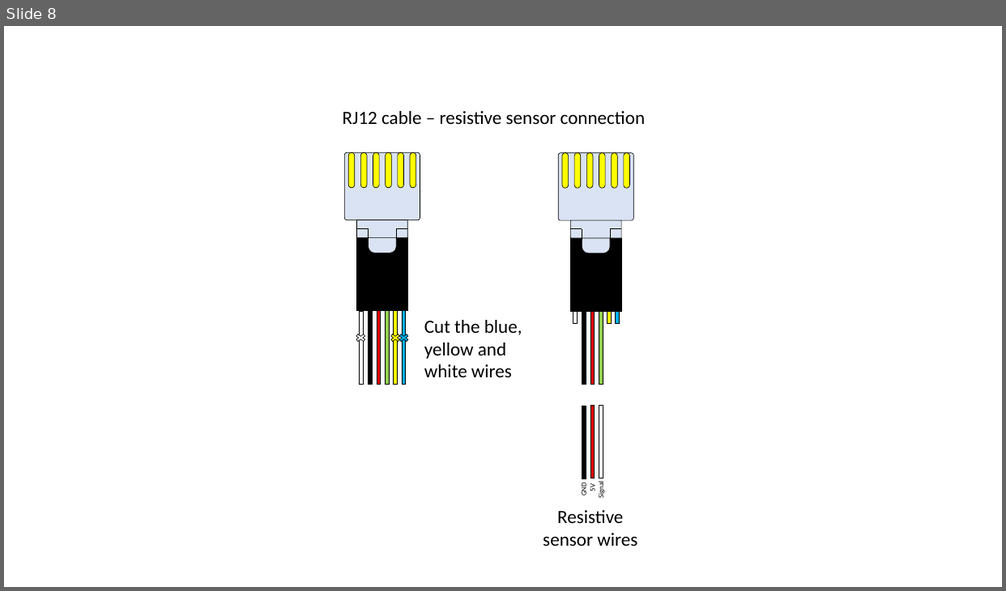
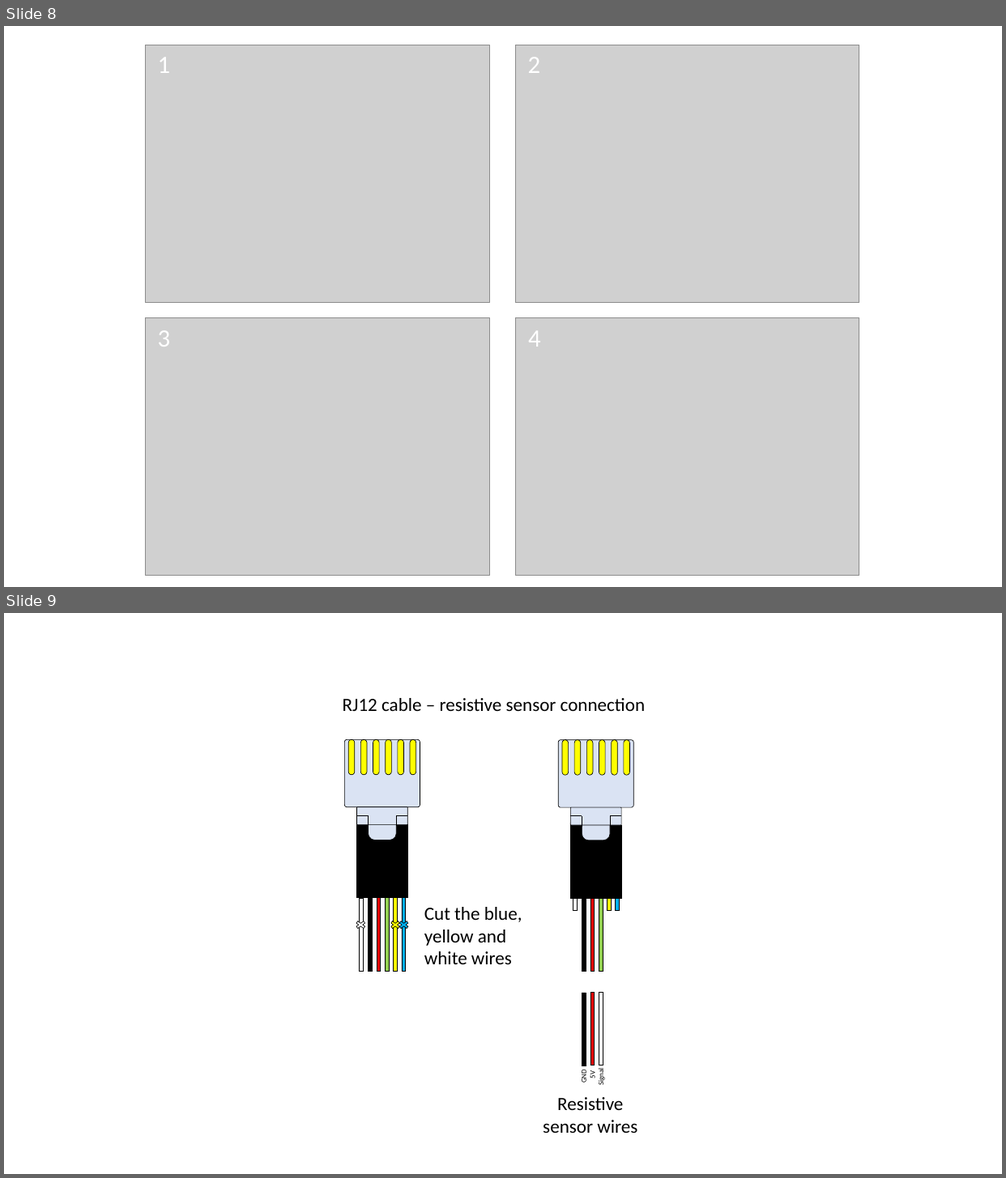
Before and after one commit to XaviCanoFerrer/Sport_Analyzer, a slide deck: Figures.pptx. Shown one above the other, each under a label of ours: slide 8 before the commit, slides 8 and 9 after it. The pictures are 1006x591 and 1006x1178 pixels, drawn with LibreOffice and Linux fonts; fonts in the diff are those of the drawing; grey boxes stand for pictures. Boxes give left, top, right and bottom in pixels: in the first picture for what was removed or moved away, otherwise in the second. Text is boxed around its words. In the diff, an @@ line names an element or a change of style, - is before the commit and + after.

```diff
--- a/Figures.pptx
+++ b/Figures.pptx
@@ slide 8 added at bbox=[4, 26, 1002, 587], background #FFFFFF @@
@@ picture added at bbox=[146, 45, 490, 303] @@
@@ picture added at bbox=[515, 45, 859, 303] @@
@@ text added at bbox=[158, 58, 171, 73], 24 pt, text #FFFFFF @@
+1
@@ text added at bbox=[528, 57, 541, 73], 24 pt, text #FFFFFF @@
+2
@@ picture added at bbox=[146, 318, 490, 576] @@
@@ text added at bbox=[158, 331, 171, 347], 24 pt, text #FFFFFF @@
+3
@@ picture added at bbox=[515, 318, 859, 576] @@
@@ text added at bbox=[528, 331, 541, 347], 24 pt, text #FFFFFF @@
+4
@@ what was slide 8 is now slide 9 @@
```
Also in this commit, not shown: 9 other files.
